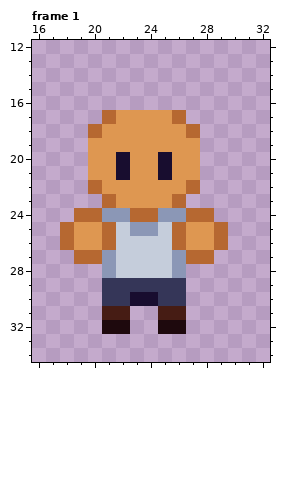
One commit to this pixel-art file: DetentionProject/Aseprite/Npc's/Maria.aseprite. The first picture shows the starting point.
48x48 pixels, 2 frames. Shown: frame 1: x 16..32, y 12..34. The commit also changed other frames, which this record leaves out.
After the commit:
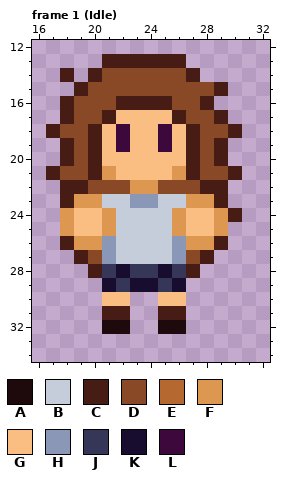
Palette (. is transparent): A #1e090d  B #c5cddb  C #461c14  D #8a4926  E #b66831  F #de9751  G #fbbe82  H #8b97b6  J #353658  K #180d2f  L #3d083b
From the commit log: All npcs idle sprites
The exact change:
Changed rows in their new state; - is an unchanged pixel.
Frame 1 (Idle), layers "hands", "head", "body":
first column x 17:
13 ----CCCCCC----
14 -C-CDDDDDDC---
15 --CDDDDDDDDDC-
16 -CDDDCCCCDDC--
17 -CDDCGGGGCDDC-
18 CDDCGLGGLGCDDC
19 -CDCGLGGLGCDC-
20 -CDCGGGGGGCDC-
21 CDDC-GGGG-CDDC
22 -CCDDD--DDDCC-
23 -CFFBBHHBBFFC-
24 -FGGFBBBBFGGFC
25 -FGGF-BB-FGGF-
26 -C--H----H--C-
27 --CD------DC--
28 ---CJKJJKJC---
29 ----K-KK-K----
30 ----GG..GG----
Pixel boxes of the changes (left, top, right, bottom) in both pictures:
changed: (46, 54, 242, 306)
